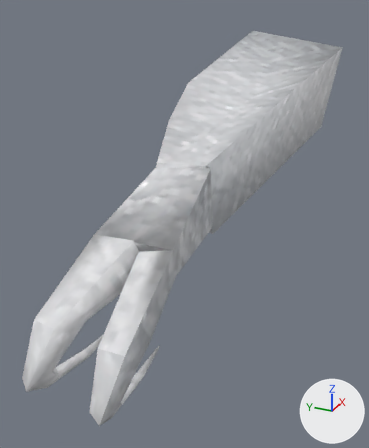
One commit to the FBX model media/models_X/Prost_Right_LowerArm_Hook_Male.fbx: the scene before it, then after it.
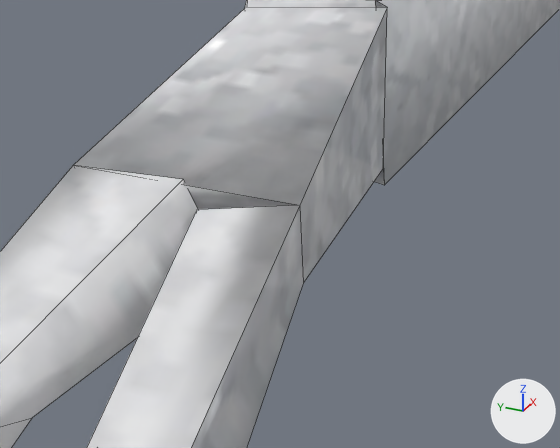
There are two pictures of each version: one whole from a 50 mm lens placed at (-0.005695, -0.000245, 0.008001), pointed at (-0.003777, 0.000618, 0.007041), one close up from a 50 mm lens placed at (-0.005108, 0.00008, 0.007582), pointed at (-0.004355, 0.000419, 0.007205). The axes (+X, +Y, +Z) are drawn at lower right. The lights are the same throughout. The close-ups show mesh edges as thin lines.

Before the edit, the objects in view are built like this:
```python
me_mesh_006 = bpy.data.meshes.new('Mesh.006')
me_mesh_006.from_pydata(...)  # 68 vertices, 69 faces; spans x -0.00486..-0.00232, y 0.00018..0.00084, z 0.00685..0.00778
me_mesh_006.materials.append(mat_body_mat_005)
ob_body_002 = bpy.data.objects.new('Body.002', me_mesh_006)
ob_body_002.location = (0.0, 0.0, 0.0)
```
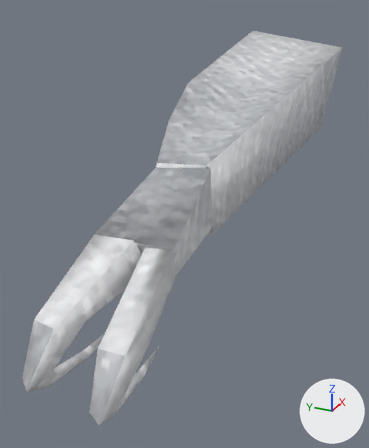
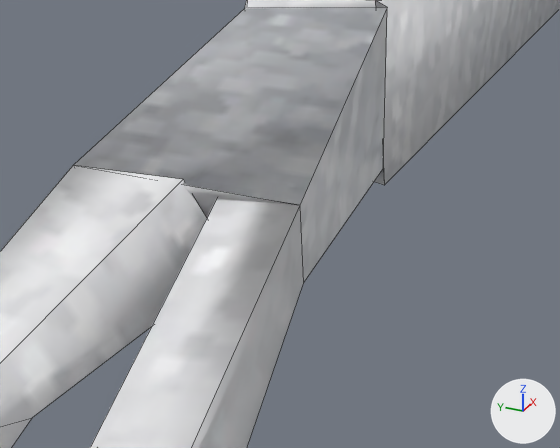
Where the change shows, as pixel boxes [x1, y1, x2, y2] in the close-ups (560 x 448 px; the box of a moved part takes in the faces that stretch with it):
part 1 of me_mesh_006, moved or reshaped
    both: [0, 180, 300, 448]
part 2 of me_mesh_006, surface changed
    both: [0, 0, 560, 448]

The change, as a diff of the scene's bpy script:
```diff
--- a/media/models_X/Prost_Right_LowerArm_Hook_Male.fbx.py
+++ b/media/models_X/Prost_Right_LowerArm_Hook_Male.fbx.py
@@ me_mesh_006 @@
 me_mesh_006.from_pydata(...)  # 68 vertices, 69 faces; spans x -0.00486..-0.00232, y 0.00018..0.00084, z 0.00685..0.00778
 # used by ob_body_002; location = (0.0, 0.0, 0.0)
-me_mesh_006.vertices[10].co = (-0.00438, 0.00048, 0.00714)
-me_mesh_006.vertices[35].co = (-0.00444, 0.00048, 0.00725)  # pixel (196, 209)
-me_mesh_006.vertices[36].co = (-0.00437, 0.00053, 0.00715)
+# me_mesh_006 part 1
+me_mesh_006.vertices[10].co = (-0.00436, 0.00048, 0.00714)
+me_mesh_006.vertices[35].co = (-0.00439, 0.00048, 0.00725)
+me_mesh_006.vertices[36].co = (-0.00435, 0.00053, 0.00715)
+# me_mesh_006 part 2: texture (UV) coordinates of 69 of 69 faces, centred in x -0.0048..-0.00237, y 0.00029..0.00078, z 0.00686..0.00769, changed; they spanned u 0.0..0.98, v 0.0..1.0 and now span u 0.0..0.99, v 0.0..1.0
 me_mesh_006.materials.append(mat_body_mat_005)
```
